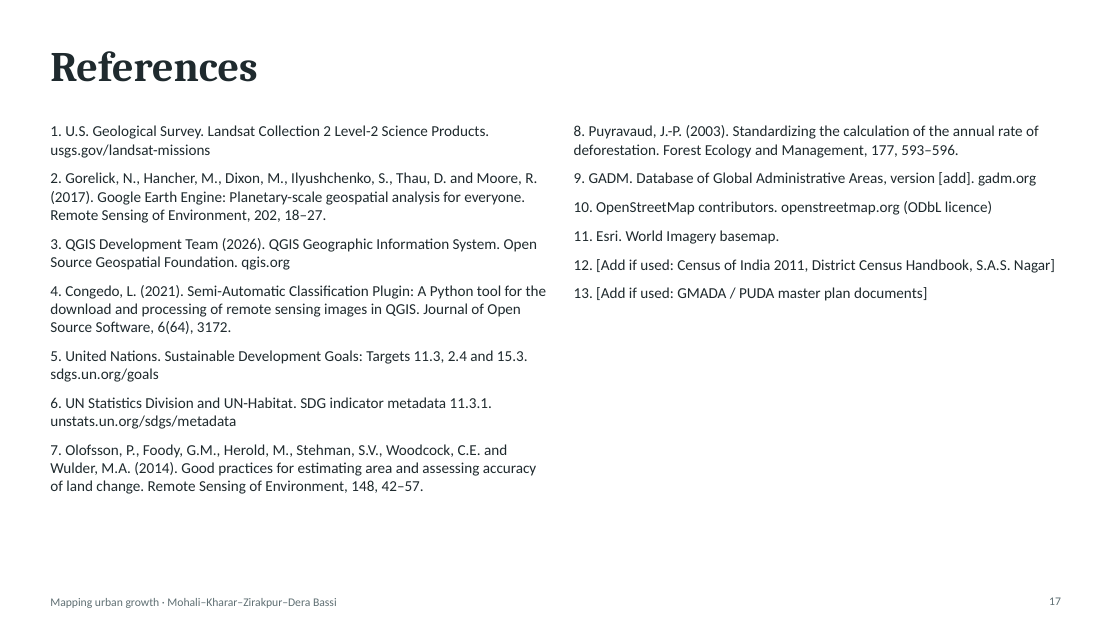
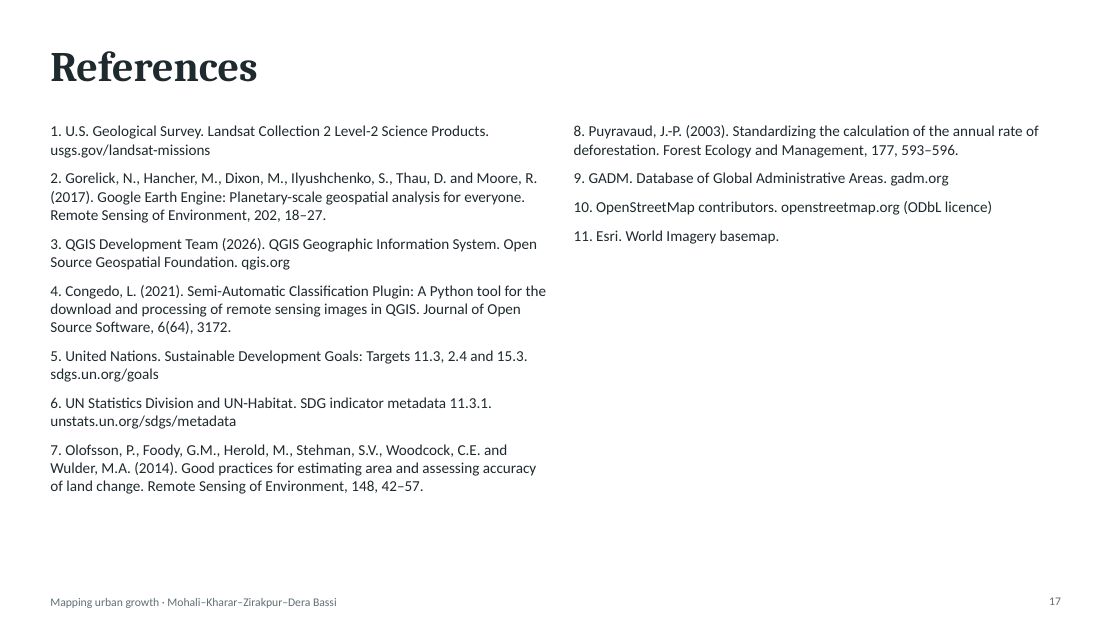
Before and after one commit to SharmaAbhimanyueco/Supriyaaanya, a slide deck: slide 17 of slides/Urban_Growth_Mohali_slides.pptx. Drawn at 1120x630 pixels with LibreOffice and Linux fonts; fonts in the diff are those of the drawing. Boxes give left, top, right and bottom in pixels: in the first picture for what was removed or moved away, otherwise in the second. Text is boxed around its words. In the diff, an @@ line names an element or a change of style, - is before the commit and + after.

```diff
--- a/slides/Urban_Growth_Mohali_slides.pptx
+++ b/slides/Urban_Growth_Mohali_slides.pptx
@@ text at (x1=574, y1=172, x2=949, y2=186): text changed @@
-9. GADM. Database of Global Administrative Areas, version [add]. gadm.org
+9. GADM. Database of Global Administrative Areas. gadm.org
@@ text at (x1=574, y1=259, x2=1055, y2=301): paragraphs removed @@
-12. [Add if used: Census of India 2011, District Census Handbook, S.A.S. Nagar]
-13. [Add if used: GMADA / PUDA master plan documents]
```
Also in this commit, not shown: 5 other slides changed, 1 other file.
